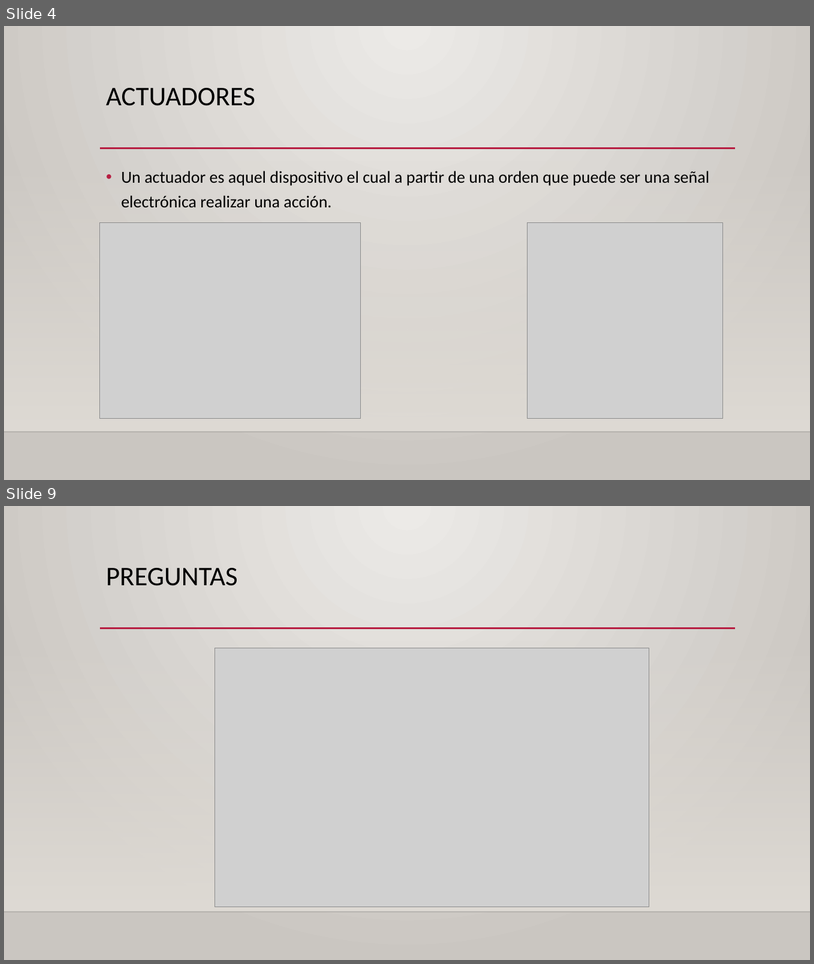
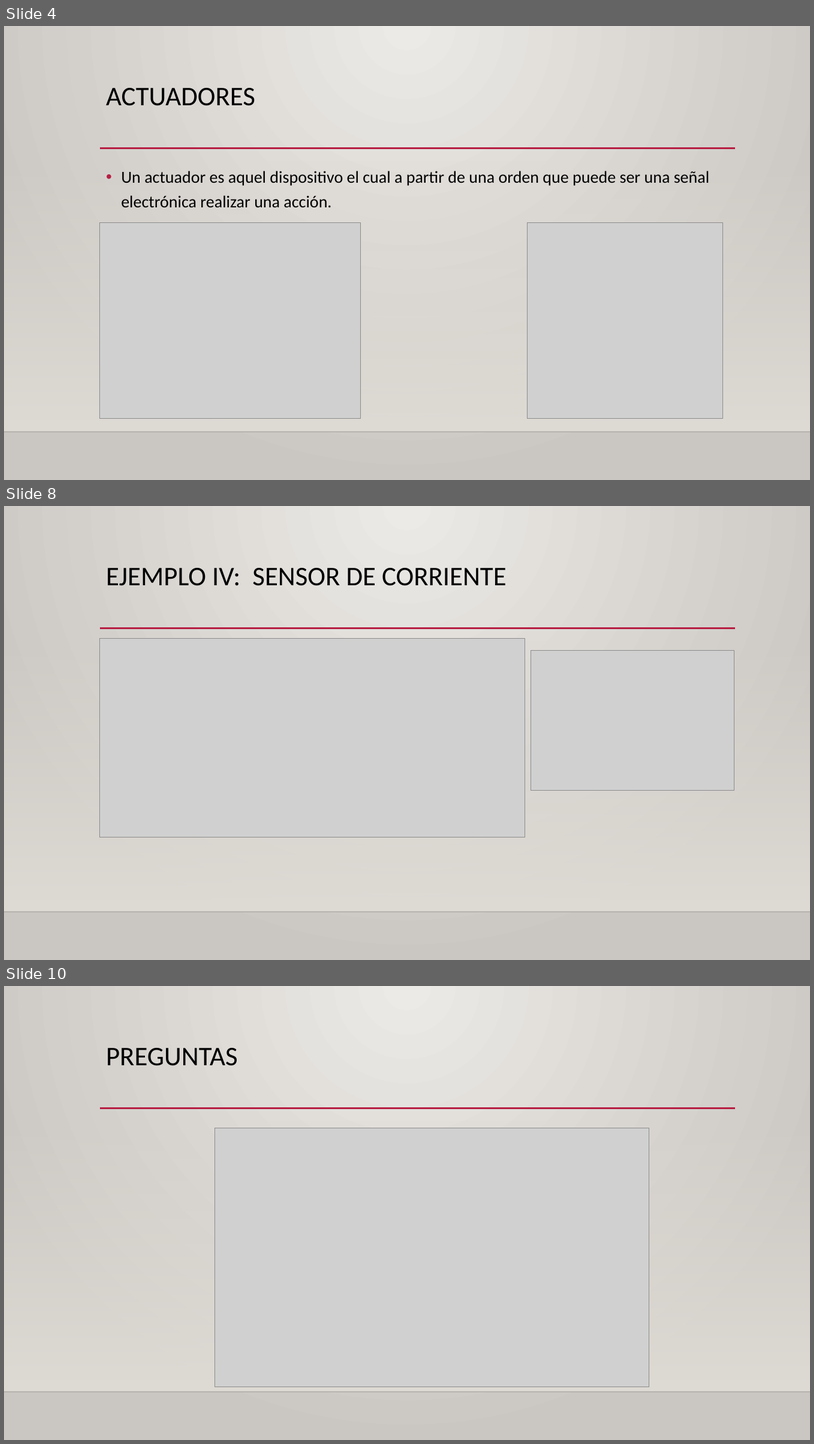
Before and after one commit to miguel5612/01_Curso_Arduino_2019_0_A_100, a slide deck: 02_Viernes30_08_2019/Clase_3.pptx. Shown one above the other, each under a label of ours: slides 4 and 9 before the commit, slides 4, 8 and 10 after it; the slides between them are not shown. The pictures are 814x964 and 814x1444 pixels, drawn with LibreOffice and Linux fonts; fonts in the diff are those of the drawing; grey boxes stand for pictures; background and template pictures are left out. Boxes give left, top, right and bottom in pixels: in the first picture for what was removed or moved away, otherwise in the second. Text is boxed around its words. In the diff, an @@ line names an element or a change of style, - is before the commit and + after.

```diff
--- a/02_Viernes30_08_2019/Clase_3.pptx
+++ b/02_Viernes30_08_2019/Clase_3.pptx
@@ slide 8 added at [4,506,810,960], background gradient #ECEAE7 to #CAC7C1; not listed: 3 template elements that a slide beside it also shows @@
@@ title added at [106,568,507,586], 32 pt, text #000000 @@
+EJEMPLO IV: SENSOR DE CORRIENTE
@@ picture added at [100,639,525,837] @@
@@ picture added at [531,651,735,790] @@
@@ what was slide 9 is now slide 10 @@
```
Also in this commit, not shown: 2 slides changed, 3 other slides added, 3 slides removed, 12 other files.
